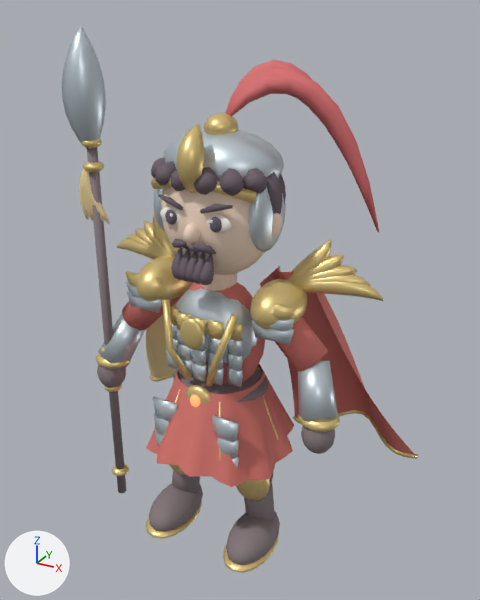
Two versions of the glTF model samkok/web/models/16-e2.glb, one commit apart.
The view is the same before and after, from a 50 mm camera at (2.03, -3.4, 3.61) aimed at (0.02, 0.24, 1.79). Arrows for +X, +Y and +Z are at lower left; the lights stay in place. The first picture is the older version.

Names of what the first picture shows: '16_T2_Flame Blades_Mesh'.
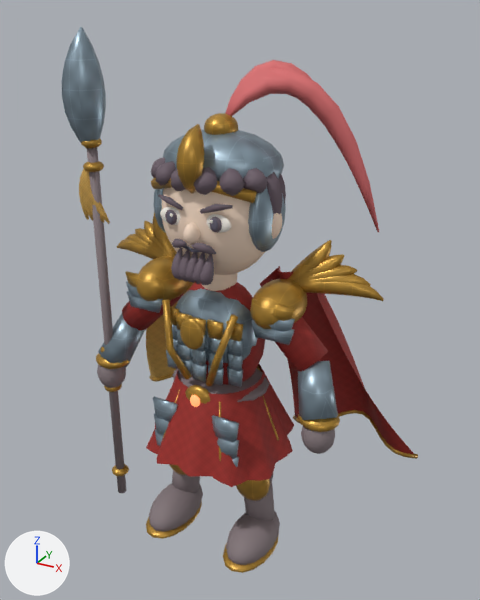
Location of each change, (x1, y1, x2, y2) in pixels of the pictures (480 x 600 px):
'16_T2_Flame Blades_Mesh', surface changed (darker): (62, 27, 418, 573) in both

Diff of the bpy script that builds the scene:
```diff
--- a/samkok/web/models/16-e2.glb.py
+++ b/samkok/web/models/16-e2.glb.py
@@ mat_silk_ac2d26_001 @@
 n0 = _N.new('ShaderNodeBsdfPrincipled'); n0.name = 'Principled BSDF'
-n0.inputs[0].default_value = (0.675, 0.176, 0.149, 1.0)  # 'Base Color', pink #d6746c
 n0.inputs[2].default_value = 0.72  # 'Roughness'
 n1 = _N.new('ShaderNodeOutputMaterial'); n1.name = 'Material Output'
+n2 = _N.new('ShaderNodeTexImage'); n2.name = 'Image Texture'
+n2.image = img_weave_ac2d26
+n3 = _N.new('ShaderNodeNormalMap'); n3.name = 'Normal Map'
+n3.uv_map = 'UVMap'
+n3.inputs[0].default_value = 0.28  # 'Strength'
+n4 = _N.new('ShaderNodeTexImage'); n4.name = 'Image Texture.001'
+n4.image = img_surface_normal_true
 _L.new(n0.outputs[0], n1.inputs[0])  # 'BSDF' to 'Surface'
+_L.new(n2.outputs[0], n0.inputs[0])  # 'Color' to 'Base Color'
+_L.new(n3.outputs[0], n0.inputs[5])  # 'Normal' to 'Normal'
+_L.new(n4.outputs[0], n3.inputs[1])  # 'Color' to 'Color'
@@ mat_accent_e5b55b_001 @@
 n0 = _N.new('ShaderNodeBsdfPrincipled'); n0.name = 'Principled BSDF'
-n0.inputs[0].default_value = (0.898, 0.71, 0.357, 1.0)  # 'Base Color', beige #f3dba1
 n0.inputs[2].default_value = 0.72  # 'Roughness'
 n1 = _N.new('ShaderNodeOutputMaterial'); n1.name = 'Material Output'
+n2 = _N.new('ShaderNodeTexImage'); n2.name = 'Image Texture'
+n2.image = img_weave_e5b55b
+n3 = _N.new('ShaderNodeNormalMap'); n3.name = 'Normal Map'
+n3.uv_map = 'UVMap'
+n3.inputs[0].default_value = 0.28  # 'Strength'
+n4 = _N.new('ShaderNodeTexImage'); n4.name = 'Image Texture.001'
+n4.image = img_surface_normal_true
 _L.new(n0.outputs[0], n1.inputs[0])  # 'BSDF' to 'Surface'
+_L.new(n2.outputs[0], n0.inputs[0])  # 'Color' to 'Base Color'
+_L.new(n3.outputs[0], n0.inputs[5])  # 'Normal' to 'Normal'
+_L.new(n4.outputs[0], n3.inputs[1])  # 'Color' to 'Color'
@@ mat_antique_gold_001 @@
 n0 = _N.new('ShaderNodeBsdfPrincipled'); n0.name = 'Principled BSDF'
-n0.inputs[0].default_value = (0.788, 0.604, 0.247, 1.0)  # 'Base Color', yellow #e6cc88
 n0.inputs[1].default_value = 0.58  # 'Metallic'
@@ mat_antique_gold_001 @@
 n1 = _N.new('ShaderNodeOutputMaterial'); n1.name = 'Material Output'
+n2 = _N.new('ShaderNodeTexImage'); n2.name = 'Image Texture'
+n2.image = img_engraved_c99a3f
+n3 = _N.new('ShaderNodeNormalMap'); n3.name = 'Normal Map'
+n3.uv_map = 'UVMap'
+n3.inputs[0].default_value = 0.45  # 'Strength'
+n4 = _N.new('ShaderNodeTexImage'); n4.name = 'Image Texture.001'
+n4.image = img_surface_normal_false
 _L.new(n0.outputs[0], n1.inputs[0])  # 'BSDF' to 'Surface'
+_L.new(n2.outputs[0], n0.inputs[0])  # 'Color' to 'Base Color'
+_L.new(n3.outputs[0], n0.inputs[5])  # 'Normal' to 'Normal'
+_L.new(n4.outputs[0], n3.inputs[1])  # 'Color' to 'Color'
@@ mat_steel_001 @@
 n0 = _N.new('ShaderNodeBsdfPrincipled'); n0.name = 'Principled BSDF'
-n0.inputs[0].default_value = (0.604, 0.686, 0.741, 1.0)  # 'Base Color', light grey #ccd8df
 n0.inputs[1].default_value = 0.65  # 'Metallic'
@@ mat_steel_001 @@
 n1 = _N.new('ShaderNodeOutputMaterial'); n1.name = 'Material Output'
+n2 = _N.new('ShaderNodeTexImage'); n2.name = 'Image Texture'
+n2.image = img_engraved_9aafbd
+n3 = _N.new('ShaderNodeNormalMap'); n3.name = 'Normal Map'
+n3.uv_map = 'UVMap'
+n3.inputs[0].default_value = 0.45  # 'Strength'
+n4 = _N.new('ShaderNodeTexImage'); n4.name = 'Image Texture.001'
+n4.image = img_surface_normal_false
 _L.new(n0.outputs[0], n1.inputs[0])  # 'BSDF' to 'Surface'
+_L.new(n2.outputs[0], n0.inputs[0])  # 'Color' to 'Base Color'
+_L.new(n3.outputs[0], n0.inputs[5])  # 'Normal' to 'Normal'
+_L.new(n4.outputs[0], n3.inputs[1])  # 'Color' to 'Color'
@@ me_16_t2_flame_blades_mesh @@
 me_16_t2_flame_blades_mesh.from_pydata(...)  # 11602 vertices, 21284 faces; spans x -1.22..1.22, y -0.53..0.97, z 0.02..3.51
+# me_16_t2_flame_blades_mesh part 1: texture (UV) coordinates changed
 me_16_t2_flame_blades_mesh.materials.append(mat_silk_ac2d26_001)
```
